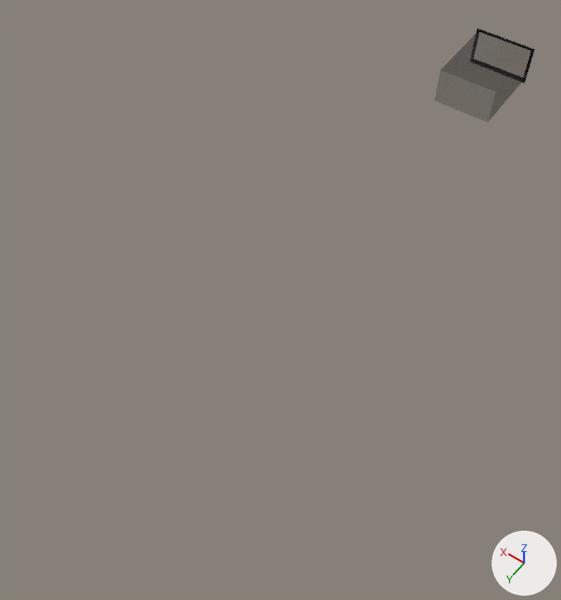
Renders of the COLLADA model ImPro/ImProApps/model/improTablet2.dae from each side of a commit.
One viewpoint serves both versions: a 50 mm lens placed at (-3.17, 10.1, 6.94), pointed at (0.19, 5.4, -0.46). Arrows for +X, +Y and +Z are at lower right; the lights stay in place. Vertices at the same position are counted once.

The older version as bpy lines, for what is in view:
```python
me_sketchup = bpy.data.meshes.new('SketchUp')
me_sketchup.from_pydata(...)  # 417 vertices, 797 faces; spans x -0.465..0.456, y -0.019..1.187, z -0.294..0.295
# faces by material slot: [273, 424, 15, 68, 17]
me_sketchup.materials.append(mat_material_0)  # black #000000
me_sketchup.materials.append(mat_material_1)  # black #232323
me_sketchup.materials.append(mat_material_2)  # white #ffffff
me_sketchup.materials.append(mat_material_3)  # light grey #c0c0c0
me_sketchup.materials.append(mat_material_4)  # black #232323
ob_sketchup = bpy.data.objects.new('SketchUp', me_sketchup)
ob_sketchup.location = (0.0, 0.0, 0.0)
```
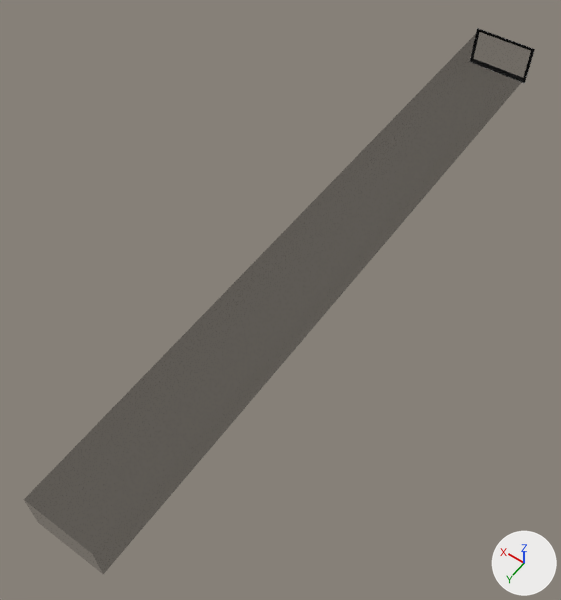
Pixel boxes (x1, y1, x2, y2) of what changed, in the pictures (561 x 600 px; the box of a moved part takes in the faces that stretch with it):
'SketchUp', reshaped (407% wider, 470% taller)
    before: (435, 28, 535, 123)
    after: (24, 28, 535, 574)
part 1 of me_sketchup, moved or reshaped
    before: (435, 31, 511, 123)
    after: (24, 31, 511, 574)

The change, as a diff of the scene's bpy script:
```diff
--- a/ImPro/ImProApps/model/improTablet2.dae.py
+++ b/ImPro/ImProApps/model/improTablet2.dae.py
@@ me_sketchup @@
 me_sketchup.from_pydata(...)  # 417 vertices, 797 faces; spans x -0.465..0.456, y -0.019..1.187, z -0.294..0.295
 # used by ob_sketchup; location = (0.0, 0.0, 0.0)
-me_sketchup.vertices[409].co = (0.422, 0.0, -0.262)
-me_sketchup.vertices[410].co = (0.422, 0.0, 0.267)  # pixel (478, 30)
-me_sketchup.vertices[411].co = (-0.433, 0.0, 0.267)  # pixel (531, 50)
-me_sketchup.vertices[412].co = (-0.433, 0.0, -0.262)  # pixel (522, 81)
-me_sketchup.vertices[413].co = (0.422, 1.187, 0.267)  # pixel (440, 70)
-me_sketchup.vertices[414].co = (-0.433, 1.187, 0.267)  # pixel (495, 92)
-me_sketchup.vertices[415].co = (-0.433, 1.187, -0.262)  # pixel (487, 122)
-me_sketchup.vertices[416].co = (0.422, 1.187, -0.262)  # pixel (434, 100)
+# me_sketchup part 1
+me_sketchup.vertices[409].co = (0.422, 9.078, 0.267)  # pixel (23, 499)
+me_sketchup.vertices[410].co = (-0.433, 0.0, 0.267)  # pixel (531, 50)
+me_sketchup.vertices[411].co = (-0.433, 9.078, 0.267)  # pixel (92, 553)
+me_sketchup.vertices[412].co = (0.422, 0.0, 0.267)  # pixel (478, 30)
+me_sketchup.vertices[413].co = (-0.433, 9.078, -0.262)  # pixel (103, 574)
+me_sketchup.vertices[414].co = (-0.433, 0.0, -0.262)  # pixel (522, 81)
+me_sketchup.vertices[415].co = (0.422, 0.0, -0.262)
+me_sketchup.vertices[416].co = (0.422, 9.078, -0.262)  # pixel (37, 522)
 me_sketchup.materials.append(mat_material_0)
```
